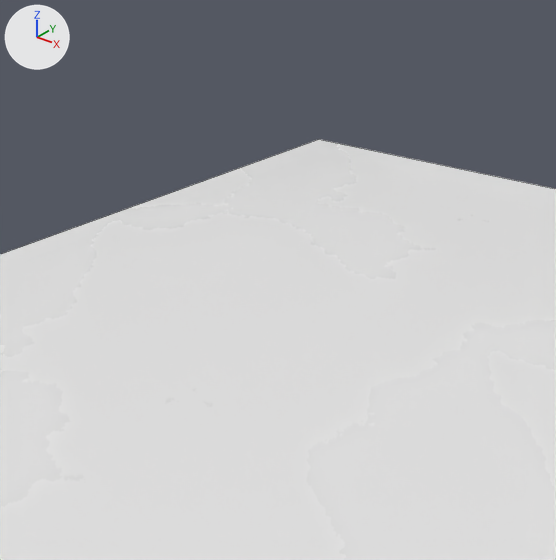
The Blender file Blender files/draft level.blend: old version first, new version second.
Before and after are seen from a 50 mm lens placed at (33.9, -4.25, 2.81), pointed at (31.11, -0.76, 0.65). Every picture has the same lights, and +X, +Y and +Z are marked at upper left. Mesh edges are drawn as thin lines.

Before the edit, the objects in view are built like this:
```python
me_plane_004 = bpy.data.meshes.new('Plane.004')
me_plane_004.from_pydata(...)  # 4 vertices, 1 face; spans x -4.0..4.0, y -4.0..4.0, z 0.0
me_plane_004.materials.append(mat_sand)  # its picture is missing
ob_plane = bpy.data.objects.new('Plane', me_plane_004)
ob_plane.location = (32.0, 0.0, 0.0)
```
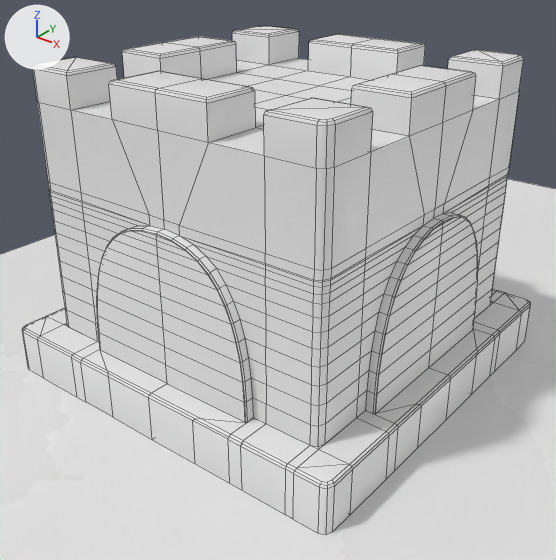
Commit message: Add sand level and sandcastle

Location of each change, (x1, y1, x2, y2) in pixels of the pictures (556 x 560 px):
'sandcastle', added: after (22, 26, 531, 534)
'Plane', unchanged, covered by the edit: before (0, 139, 556, 560); after (0, 179, 556, 560)

What changed in the scene script:
```text
Add img_sand_course_roughness_png:
    img_sand_course_roughness_png = load_image('sand_course_roughness.png', '../GGJ21/Assets/Blender export/sandcastle.fbm/sand_course_roughness.png', 1024, 1024, 'Non-Color')
Add mat_sand_course:
    mat_sand_course = bpy.data.materials.new('Sand_course')
    # uses the picture img_sand_course_roughness_png
Add me_sandcastle:
    me_sandcastle.from_pydata(...)  # 1226 vertices, 1189 faces, 88 loose edges; spans x -1.25..1.25, y -1.25..1.25, z 0.0..2.0
    me_sandcastle.polygons.foreach_set('use_smooth', [True] * 1189)
    me_sandcastle.materials.append(mat_sand_course)  # its picture is missing
Add ob_sandcastle:
    ob_sandcastle = bpy.data.objects.new('sandcastle', me_sandcastle)
    ob_sandcastle.location = (31.04, -0.602, 0.0)
    _m = ob_sandcastle.modifiers.new('EdgeSplit', 'EDGE_SPLIT')
    _m.split_angle = 1.033
```
